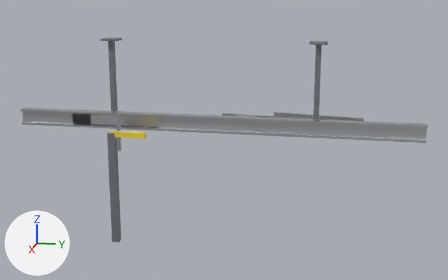
An edit to the FBX model Tools/butchery/fbx/SM_RAIL_SWITCH.fbx, drawn before and after from the same camera.
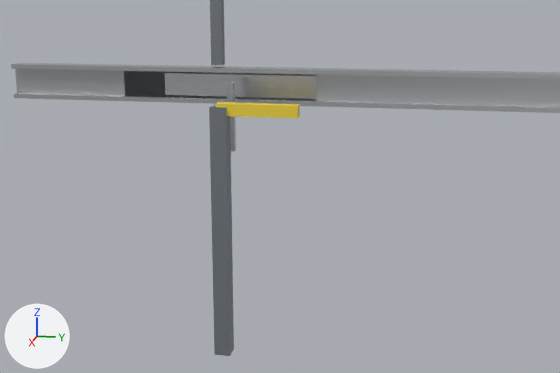
Old and new are each drawn whole from a 50 mm camera at (5.8, 1.27, 4.39) aimed at (-0.02, 0.11, 2.93) and again close up from a 50 mm camera at (3.45, -0.03, 3.49) aimed at (0.22, -0.68, 2.69). Arrows for +X, +Y and +Z are at lower left; the lights stay in place. The older version's two pictures come first.

In view in the first close-up: 'SM_RAIL_SWITCH'.
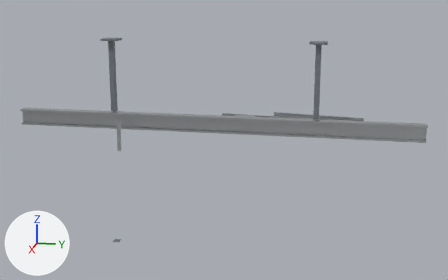
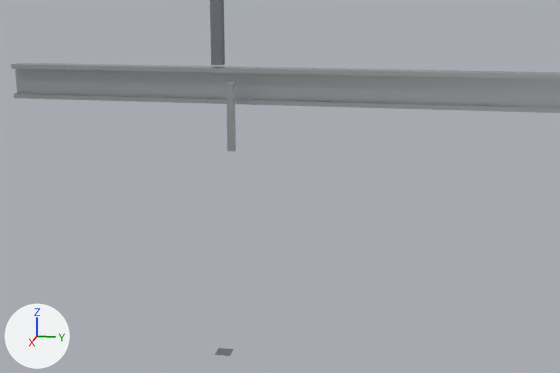
Boxes (x1, y1, x2, y2) around the edits, measured in the close-ups (560 x 373 px):
part 1 of me_sm_rail_switch_001, deleted
    before: (124, 71, 316, 101)
part 2 of me_sm_rail_switch_001, deleted
    before: (165, 73, 316, 99)
part 3 of me_sm_rail_switch_001, deleted (yellow)
    before: (216, 102, 300, 118)
part 4 of me_sm_rail_switch_001, deleted
    before: (15, 93, 560, 356)

The change, as a diff of the scene's bpy script:
```diff
--- a/Tools/butchery/fbx/SM_RAIL_SWITCH.fbx.py
+++ b/Tools/butchery/fbx/SM_RAIL_SWITCH.fbx.py
@@ me_sm_rail_switch_001 @@
 # used by ob_sm_rail_switch; location = (0.0, 0.0, 0.0)
-me_sm_rail_switch_001.from_pydata(...)  # 136 vertices, 102 faces; spans x -0.4..0.4, y -2.0..2.0, z 1.95..3.91
+me_sm_rail_switch_001.from_pydata(...)  # 104 vertices, 64 faces; spans x -0.4..0.4, y -2.0..2.0, z 1.95..3.91
+# me_sm_rail_switch_001 part 1: the loose piece of 8 vertices spanning x 0.01..0.03, y -1.45..-0.55, z 3.04..3.16 is deleted
+# me_sm_rail_switch_001 part 2: the loose piece of 8 vertices spanning x 0.01..0.04, y -1.25..-0.55, z 3.05..3.15 is deleted
+# me_sm_rail_switch_001 part 3: the loose piece of 8 vertices spanning x 0.34..0.39, y -0.91..-0.57, z 3.02..3.07 is deleted
+# me_sm_rail_switch_001 part 4
+# 8 vertices are removed from x -0.04..0.4, y -0.95..-0.86, z 3.04..3.16
+# 20 faces are deleted
 me_sm_rail_switch_001.materials.append(mat_m_butchery_steelbrushed)
 me_sm_rail_switch_001.materials.append(mat_m_butchery_paintedframe)
-me_sm_rail_switch_001.materials.append(mat_m_butchery_stainless)  # light grey #dddfe2
-me_sm_rail_switch_001.materials.append(mat_m_butchery_safetyyellow)  # yellow #efd43f
```
